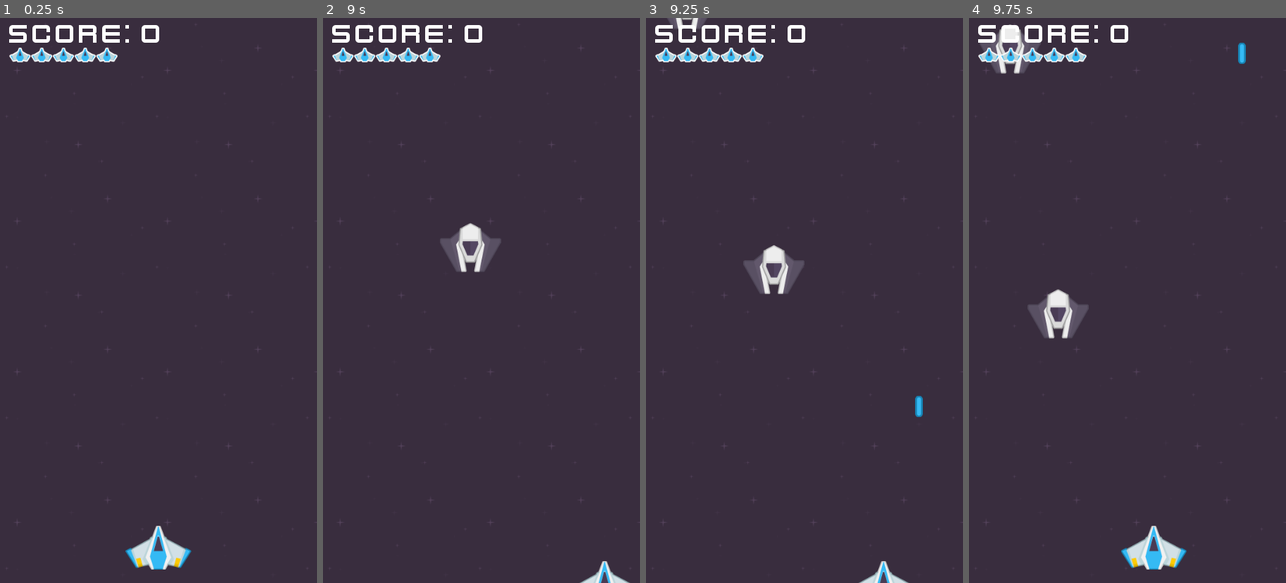
Above: before the commit, frames 1-4 (left to right).
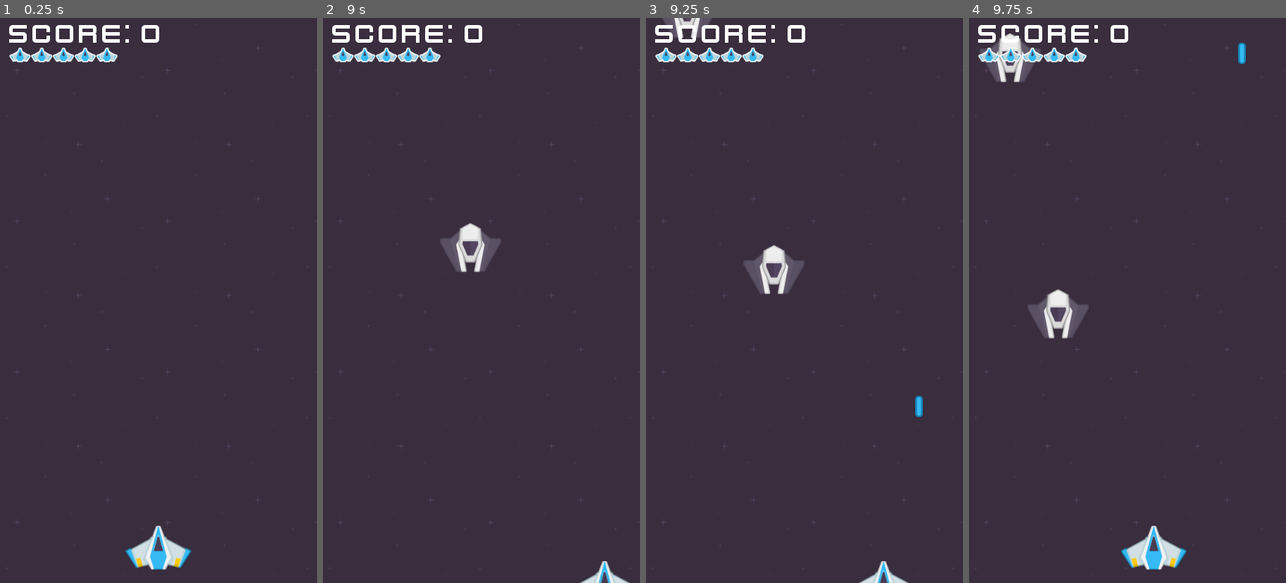
Above: after the commit, the same moments.

Repository: Etilem/StarShooter
Game: Godot game, scene res://scenes/world/World.tscn
Same seed, same stepped clock (60 frames per second), same inputs: the game is played once before the commit and once after it.
Inputs:
- Up to frame 1 (0.25 s): no input
- Up to frame 2 (9 s): tap Enter at 0.5 s; hold Right (ui_right) 0.53-1.28 s; tap Space (ui_select) at 0.77, 1.52, 2.75, 3.02, 3.77, 4.52, 6.02, 6.77, 7.52 s; hold Down (ui_down) 1.28-2.03 s; hold Right (ui_right) 2.03-2.78 s; hold Up (ui_up) 2.78-3.53 s; hold Left (ui_left) 3.53-5.03 s; hold Down (ui_down) 5.03-5.78 s; hold Right (ui_right) 5.78-6.53 s; hold Up (ui_up) 6.53-7.28 s; hold Right (ui_right) 7.28-8.03 s; hold Down (ui_down) 8.03-8.78 s; hold Left (ui_left) from 8.78 s (still down)
- Up to frame 3 (9.25 s): keep holding Left (ui_left); tap Space (ui_select) at 9.02 s
- Up to frame 4 (9.75 s): release Left (ui_left) at 9.53 s; hold Up (ui_up) from 9.53 s (still down)

Frames 1-2 are identical in both runs. In frame 3, 0.2% of the frame differs, in the area x 5-21%, y 0-4%; in frame 4, 0.6%, in the area x 3-23%, y 1-12%.

Commit message:
- now enemies attack by waves

Diff:
--- a/scenes/world/World.gd
+++ b/scenes/world/World.gd
@@ -35,6 +35,9 @@
 	_connect(enemy, "death", "_on_death")
 	_connect(enemy, "update_score", "_on_update_score")
 	level.add_child(enemy)
+	spawn_timer.wait_time -= .1
+	if spawn_timer.wait_time < 0.1:
+		spawn_timer.wait_time = rand_range(1.0, 3.0)
 
 func _on_spawn_laser(scene, location) -> void:
 	var laser = scene.instance()
Not shown, changed: build/linux/startshooter.pck
